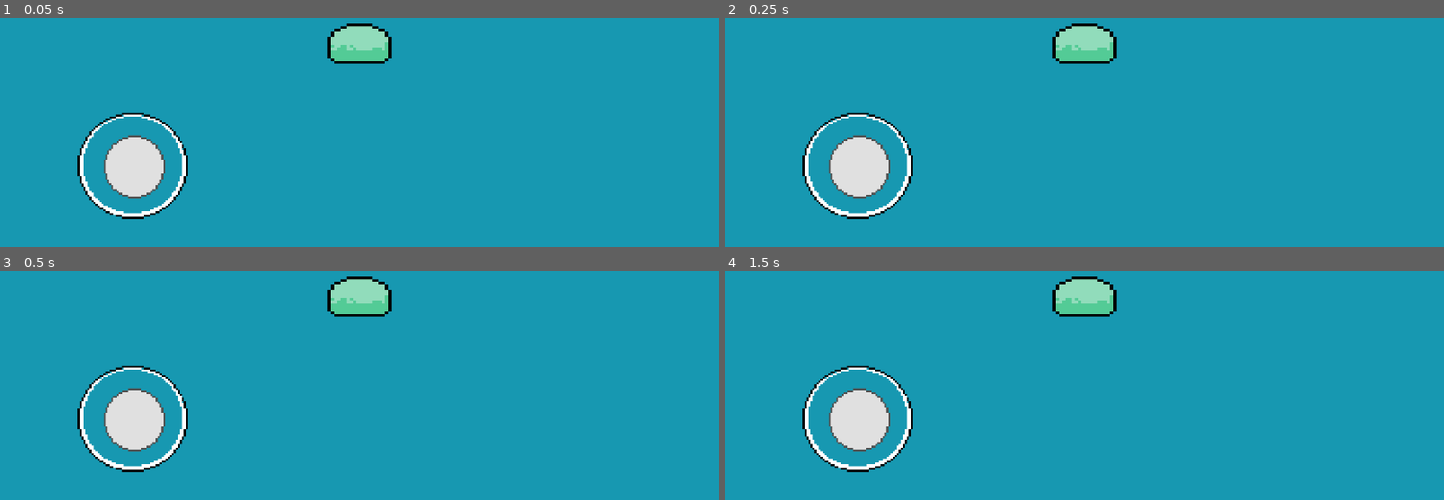
Above: before the commit, frames 1-4 (two rows, left to right).
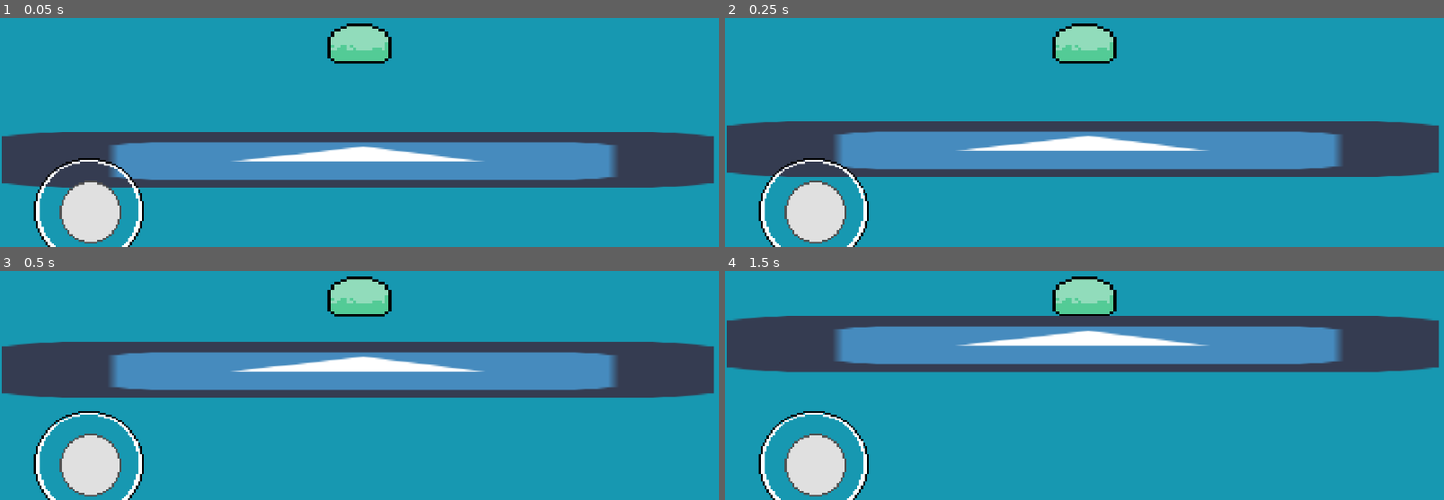
Above: after the commit, the same moments.

Repository: GabrielIkezaki/MochiTale
Game: Godot game, scene res://Scenes/Levels/Test World.tscn
The game is run twice, just before and just after one commit, with the same random seed, the same clock (stepped at 60 frames per second) and the same inputs. Before the commit the project has no main scene; this scene is started directly in both runs. The engine's default icon, where the game draws it, is replaced by a stand-in: a white triangle on a blue panel in a dark square.
Inputs (mouse positions are in pixels of both pictures, inside the frame that each line leads up to):
- Up to frame 1 (0.05 s): no input
- Up to frame 2 (0.25 s): no input
- Up to frame 3 (0.5 s): no input
- Up to frame 4 (1.5 s): move the mouse to (1242, 277) at 0.52 s; click (1242, 277) at 0.67 s; tap Enter at 1.25 s; drag from (940, 319) to (1048, 378) at 1.27 s

The runs differ from the first frame. In frame 1, 27% of the frame differs, in the area x 0-100%, y 41-100%; in frame 2, 27%; in frame 3, 28%; in frame 4, 29%, in the area x 0-100%, y 19-100%.

Commit message:
Add movement and crouching

Diff:
--- a/Scenes/Instances/InnerJoystick.gd
+++ b/Scenes/Instances/InnerJoystick.gd
@@ -7,6 +7,9 @@
 
 signal walkRight
 signal walkLeft
+signal stopWalk
+signal crouch
+signal stand
 
 var parentPos = Vector2(0,0)
 
@@ -23,7 +26,11 @@
 
 	self.connect("walkLeft", player, "_on_walk_Left")
 
+	self.connect("stopWalk", player, "_on_walk_Stop")
 
+	self.connect("crouch", player, "_on_Crouch")
+
+	self.connect("stand", player, "_on_Stand")
 func _process(delta):
 
 
@@ -31,13 +38,19 @@
 		var pos_difference = (Vector2(0,0) - radius) - position
 		position += pos_difference
 
-	if get_button_pos().x > initialPos.x:
+	if get_button_pos().x > initialPos.x + 7:
 		emit_signal("walkRight")
 		#print("right")
-	elif get_button_pos().x < initialPos.x:
+	elif get_button_pos().x < initialPos.x - 7 :
 		#print("left")
 		emit_signal("walkLeft")
+	elif get_button_pos().x < initialPos.x + 7 && get_button_pos().x > initialPos.x - 7 :
+		emit_signal("stopWalk")
 
+	if get_button_pos().y > initialPos.y + 20:
+		emit_signal("crouch")
+	else:
+		emit_signal("stand")
 
 
 
--- a/Scenes/Instances/Interface.tscn
+++ b/Scenes/Instances/Interface.tscn
@@ -21,7 +21,7 @@
 margin_right = 1040.0
 
 [node name="OuterJoystickSprite" type="Sprite" parent="CanvasLayer/VBoxContainer"]
-position = Vector2( 116.184, 495.352 )
+position = Vector2( 38.1405, 575.913 )
 scale = Vector2( 3.57, 3.31 )
 texture = ExtResource( 1 )
 
--- a/Scenes/Levels/Player.gd
+++ b/Scenes/Levels/Player.gd
@@ -4,7 +4,17 @@
 # var a = 2
 # var b = "text"
 
+var motion = Vector2 (0,0)
+var goRight = false
+var goLeft = false
+var stopMove = false
+var crouching = false
 
+
+const hboxScale = Vector2(1,1)
+const gravity = 10
+const UP = Vector2(0, -1)
+const speed = 500
 
 # Called when the node enters the scene tree for the first time.
 func _ready():
@@ -12,14 +22,67 @@
 	#Joystick.connect("walkRight", self, "_on_walk_Right")
 	pass # Replace with function body.
 
+func _physics_process(delta):
+	movement()
+	animation()
+	pass
+
+func movement():
+
+	motion.y += gravity
+
+	if crouching:
+		motion.x = motion.x/2
 
 
+	if !stopMove:
+		if goRight:
+			motion.x = speed
+		elif goLeft:
+			motion.x = -speed
+	else:
+		motion.x = 0
+	motion = move_and_slide(motion, UP)
+	pass
+
+func _on_Crouch():
+	crouching = true
+	print("ducking")
+
+func _on_Stand():
+	crouching = false
+
 func _on_walk_Right():
+	goRight = true
+	goLeft = false
+	stopMove = false
 	print("frente")
 
 func _on_walk_Left():
+	goLeft = true
+	goRight = false
+	stopMove = false
 	print("tras")
 
+func _on_walk_Stop():
+	stopMove = true
+	goRight = false
+	goLeft = false
+	print("para")
+
+func animation():
+	if motion.x == 0 && motion.y == 0 && !crouching:
+		$PlayerSprite.play("Idle")
+	elif motion.x != 0 && motion.y == 0 && !crouching:
+		$PlayerSprite.play("Move")
+
+	if motion.x > 0:
+		$PlayerSprite.flip_h = false
+	elif motion.x < 0:
+		$PlayerSprite.flip_h = true
+
+	if crouching:
+		$PlayerSprite.play("Duck")
 
 # Called every frame. 'delta' is the elapsed time since the previous frame.
 #func _process(delta):
--- a/Scenes/Levels/Test World.tscn
+++ b/Scenes/Levels/Test World.tscn
@@ -1,18 +1,19 @@
-[gd_scene load_steps=16 format=2]
+[gd_scene load_steps=18 format=2]
 
 [ext_resource path="res://Scenes/Levels/Player.gd" type="Script" id=1]
 [ext_resource path="res://Sprites/Mochi/MochiSprites10.png" type="Texture" id=2]
-[ext_resource path="res://Sprites/Mochi/MochiSprites08.png" type="Texture" id=3]
-[ext_resource path="res://Sprites/Mochi/MochiSprites00.png" type="Texture" id=4]
-[ext_resource path="res://Sprites/Mochi/MochiSprites02.png" type="Texture" id=5]
-[ext_resource path="res://Sprites/Mochi/MochiSprites03.png" type="Texture" id=6]
-[ext_resource path="res://Sprites/Mochi/MochiSprites04.png" type="Texture" id=7]
-[ext_resource path="res://Sprites/Mochi/MochiSprites05.png" type="Texture" id=8]
-[ext_resource path="res://Sprites/Mochi/MochiSprites06.png" type="Texture" id=9]
-[ext_resource path="res://Sprites/Mochi/MochiSprites07.png" type="Texture" id=10]
-[ext_resource path="res://Sprites/Mochi/MochiSprites09.png" type="Texture" id=11]
-[ext_resource path="res://Sprites/Mochi/MochiSprites01.png" type="Texture" id=12]
+[ext_resource path="res://Sprites/Mochi/MochiSprites01.png" type="Texture" id=3]
+[ext_resource path="res://Sprites/Mochi/MochiSprites02.png" type="Texture" id=4]
+[ext_resource path="res://Sprites/Mochi/MochiSprites08.png" type="Texture" id=5]
+[ext_resource path="res://Sprites/Mochi/MochiSprites00.png" type="Texture" id=6]
+[ext_resource path="res://Sprites/Mochi/MochiSprites03.png" type="Texture" id=7]
+[ext_resource path="res://Sprites/Mochi/MochiSprites04.png" type="Texture" id=8]
+[ext_resource path="res://Sprites/Mochi/MochiSprites05.png" type="Texture" id=9]
+[ext_resource path="res://Sprites/Mochi/MochiSprites06.png" type="Texture" id=10]
+[ext_resource path="res://Sprites/Mochi/MochiSprites07.png" type="Texture" id=11]
+[ext_resource path="res://Sprites/Mochi/MochiSprites09.png" type="Texture" id=12]
 [ext_resource path="res://Scenes/Instances/Interface.tscn" type="PackedScene" id=13]
+[ext_resource path="res://icon.png" type="Texture" id=14]
 
 [sub_resource type="SpriteFrames" id=1]
 animations = [ {
@@ -21,39 +22,41 @@
 "name": "Fall",
 "speed": 5.0
 }, {
-"frames": [ ExtResource( 3 ) ],
+"frames": [ ExtResource( 3 ), ExtResource( 4 ) ],
+"loop": true,
+"name": "Move",
+"speed": 5.0
+}, {
+"frames": [ ExtResource( 5 ) ],
 "loop": true,
 "name": "Duck",
 "speed": 5.0
 }, {
-"frames": [ ExtResource( 4 ) ],
+"frames": [ ExtResource( 6 ) ],
 "loop": true,
 "name": "Idle",
 "speed": 5.0
 }, {
-"frames": [ ExtResource( 5 ), ExtResource( 6 ), ExtResource( 7 ), ExtResource( 8 ), ExtResource( 9 ), ExtResource( 10 ), ExtResource( 3 ) ],
+"frames": [ ExtResource( 4 ), ExtResource( 7 ), ExtResource( 8 ), ExtResource( 9 ), ExtResource( 10 ), ExtResource( 11 ), ExtResource( 5 ) ],
 "loop": true,
 "name": "Bite",
 "speed": 5.0
 }, {
-"frames": [ ExtResource( 11 ) ],
+"frames": [ ExtResource( 12 ) ],
 "loop": true,
 "name": "Jump",
-"speed": 5.0
-}, {
-"frames": [ ExtResource( 12 ), ExtResource( 5 ) ],
-"loop": true,
-"name": "Move",
 "speed": 5.0
 } ]
 
 [sub_resource type="RectangleShape2D" id=2]
 extents = Vector2( 10, 6.81962 )
 
+[sub_resource type="RectangleShape2D" id=3]
+extents = Vector2( 32.081, 31.7773 )
+
 [node name="Test World" type="Node2D"]
 
 [node name="Player" type="KinematicBody2D" parent="."]
-editor/display_folded = true
 position = Vector2( 1.29236, -2.58472 )
 scale = Vector2( 5.669, 4.784 )
 script = ExtResource( 1 )
@@ -69,3 +72,13 @@
 shape = SubResource( 2 )
 
 [node name="Interface" parent="." instance=ExtResource( 13 )]
+
+[node name="Test Ground" type="StaticBody2D" parent="."]
+position = Vector2( -2.05054, 203.004 )
+scale = Vector2( 19.8133, 1.55433 )
+
+[node name="CollisionShape2D" type="CollisionShape2D" parent="Test Ground"]
+shape = SubResource( 3 )
+
+[node name="Sprite" type="Sprite" parent="Test Ground"]
+texture = ExtResource( 14 )
--- a/project.godot
+++ b/project.godot
@@ -16,6 +16,7 @@
 [application]
 
 config/name="Mochi Tale"
+run/main_scene="res://Scenes/Levels/Test World.tscn"
 config/icon="res://icon.png"
 
 [display]
